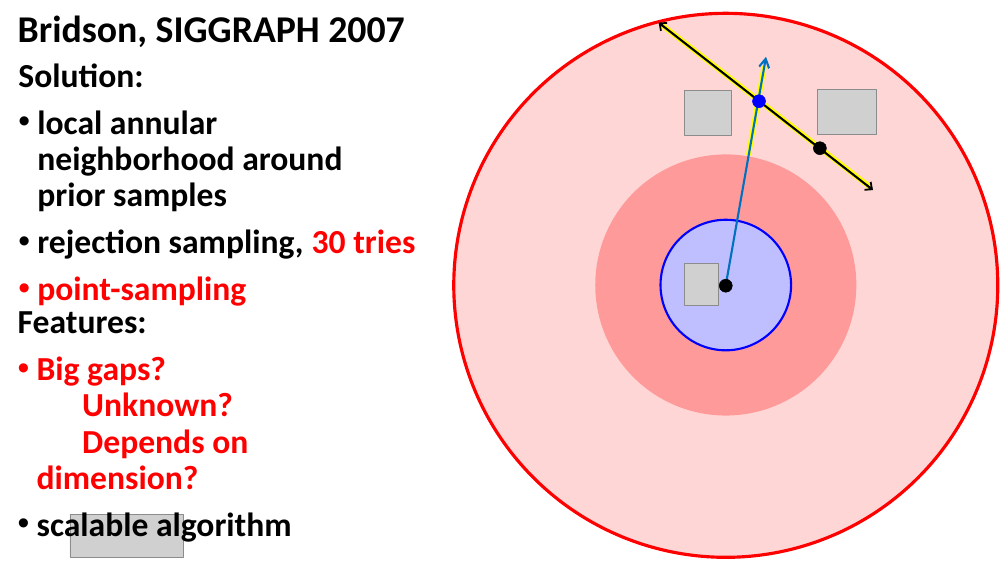
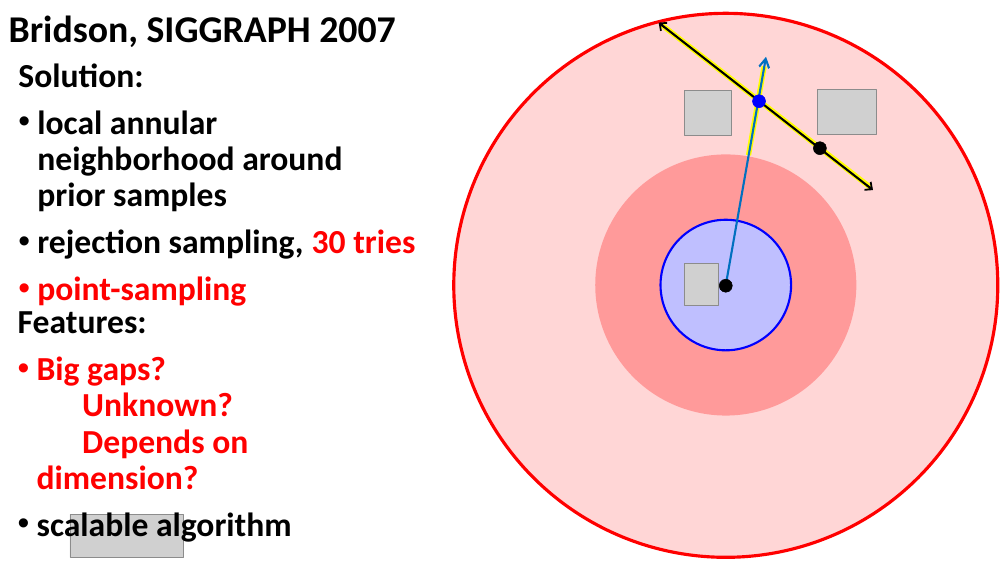
Before and after one commit to 1iyiwei/sd-tog18, a slide deck: slide 2 of fast-forward/fast-forward.pptx. Drawn at 1008x567 pixels with LibreOffice and Linux fonts; fonts in the diff are those of the drawing; grey boxes stand for pictures. Boxes give left, top, right and bottom in pixels: in the first picture for what was removed or moved away, otherwise in the second. Text is boxed around its words. In the diff, an @@ line names an element or a change of style, - is before the commit and + after.

```diff
--- a/fast-forward/fast-forward.pptx
+++ b/fast-forward/fast-forward.pptx
@@ text "Bridson, SIGGRAPH 2007": place and size @@
-text "Bridson, SIGGRAPH 2007" at box(18, 15, 405, 47)
+text "Bridson, SIGGRAPH 2007" at box(9, 15, 396, 47)
```
Also in this commit, not shown: 2 other slides changed, 1 slide added.
